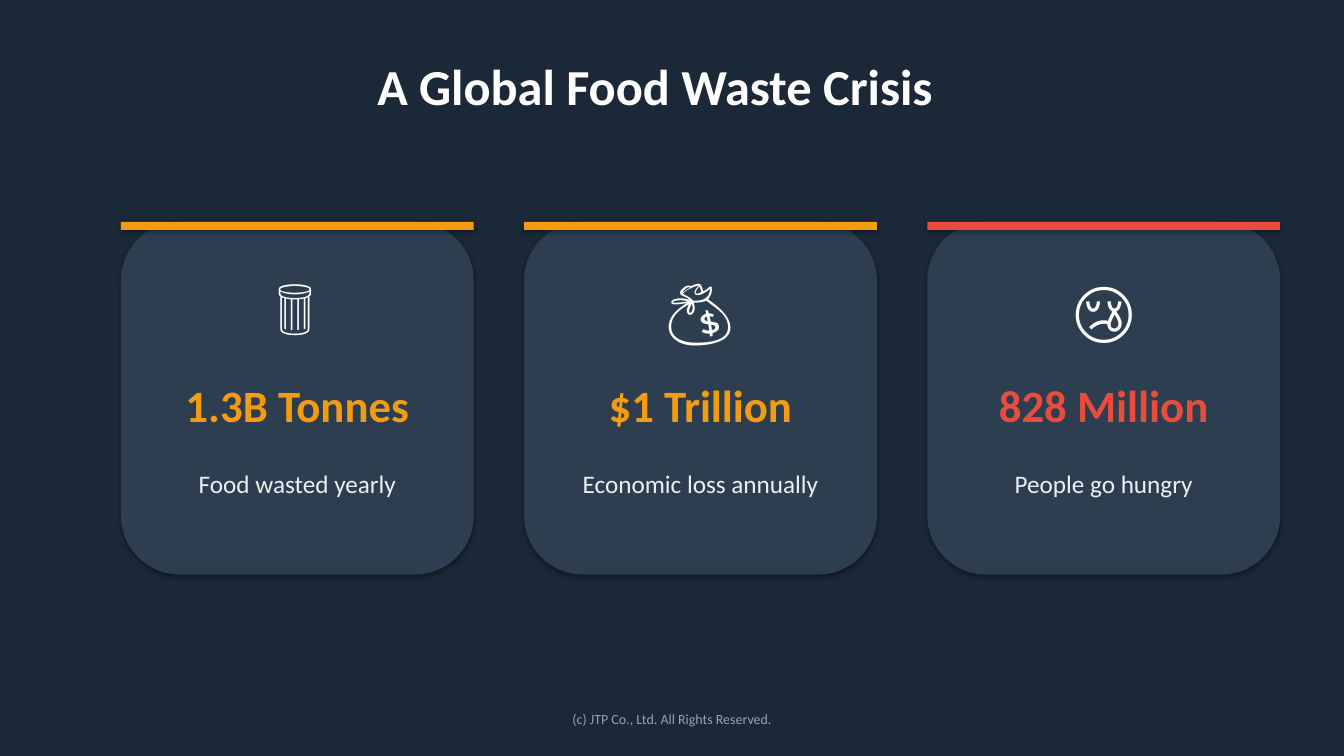
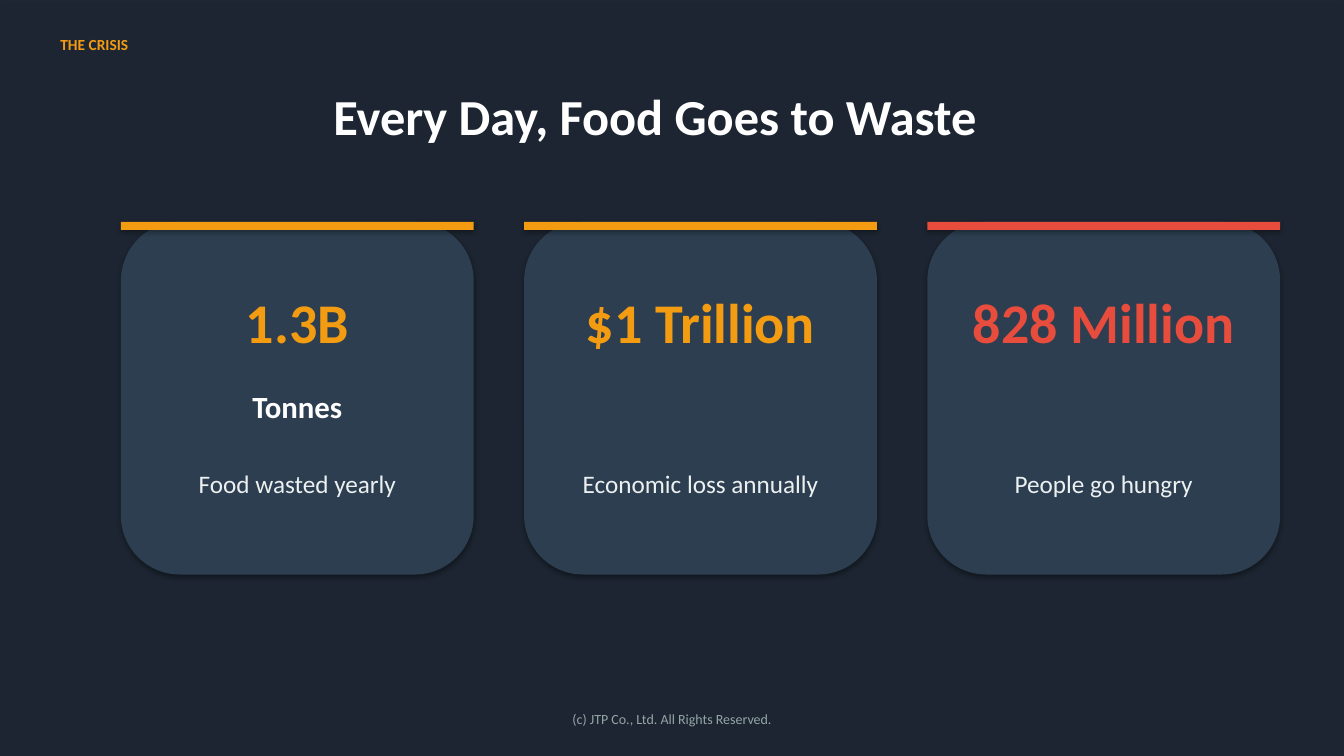
Before and after one commit to Kaustubh0410/kiro, a slide deck: slide 2 of SmartFoodManagement.pptx. Drawn at 1344x756 pixels with LibreOffice and Linux fonts; fonts in the diff are those of the drawing; background and template pictures are left out; a plain dark background stands for a picture behind light text. Boxes give left, top, right and bottom in pixels: in the first picture for what was removed or moved away, otherwise in the second. Text is boxed around its words. In the diff, an @@ line names an element or a change of style, - is before the commit and + after.

```diff
--- a/SmartFoodManagement.pptx
+++ b/SmartFoodManagement.pptx
@@ background #FFFFFF to picture (left out) @@
@@ rectangle at <box>0,0,1344,756</box>: fill #1B2838 to #1B2838 at 75% opacity @@
@@ text added at <box>60,40,129,50</box>, 11 pt, text #F39C12, bold @@
+THE CRISIS
@@ text at <box>333,99,976,143</box>: text changed @@
-A Global Food Waste Crisis
+Every Day, Food Goes to Waste
@@ text removed at <box>151,262,444,363</box> @@
-🗑️
@@ text removed at <box>555,262,847,363</box> @@
-💰
@@ text removed at <box>958,262,1250,363</box> @@
-😢
@@ text "$1 Trillion": place and size @@
-text "$1 Trillion" at <box>609,390,792,427</box>
+text "$1 Trillion" at <box>586,303,815,349</box>
@@ text "$1 Trillion" at <box>586,303,815,349</box>: size 32 to 40 pt @@
@@ text "828 Million" at <box>973,303,1235,344</box>: size 32 to 40 pt @@
@@ text "828 Million": place and size @@
-text "828 Million" at <box>999,390,1208,423</box>
+text "828 Million" at <box>973,303,1235,344</box>
@@ text at <box>246,306,349,344</box>: text changed; size 32 to 40 pt @@
-1.3B Tonnes
+1.3B
@@ text added at <box>252,398,342,419</box>, 22 pt, text #FFFFFF, bold @@
+Tonnes
```
Also in this commit, not shown: 9 other slides changed, 12 other files.
